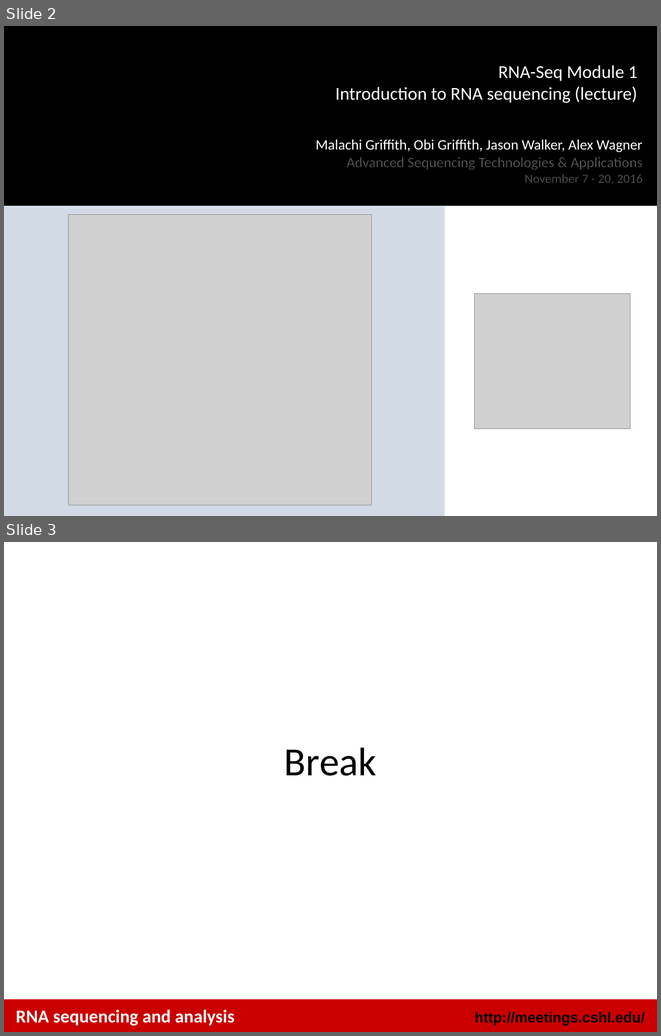
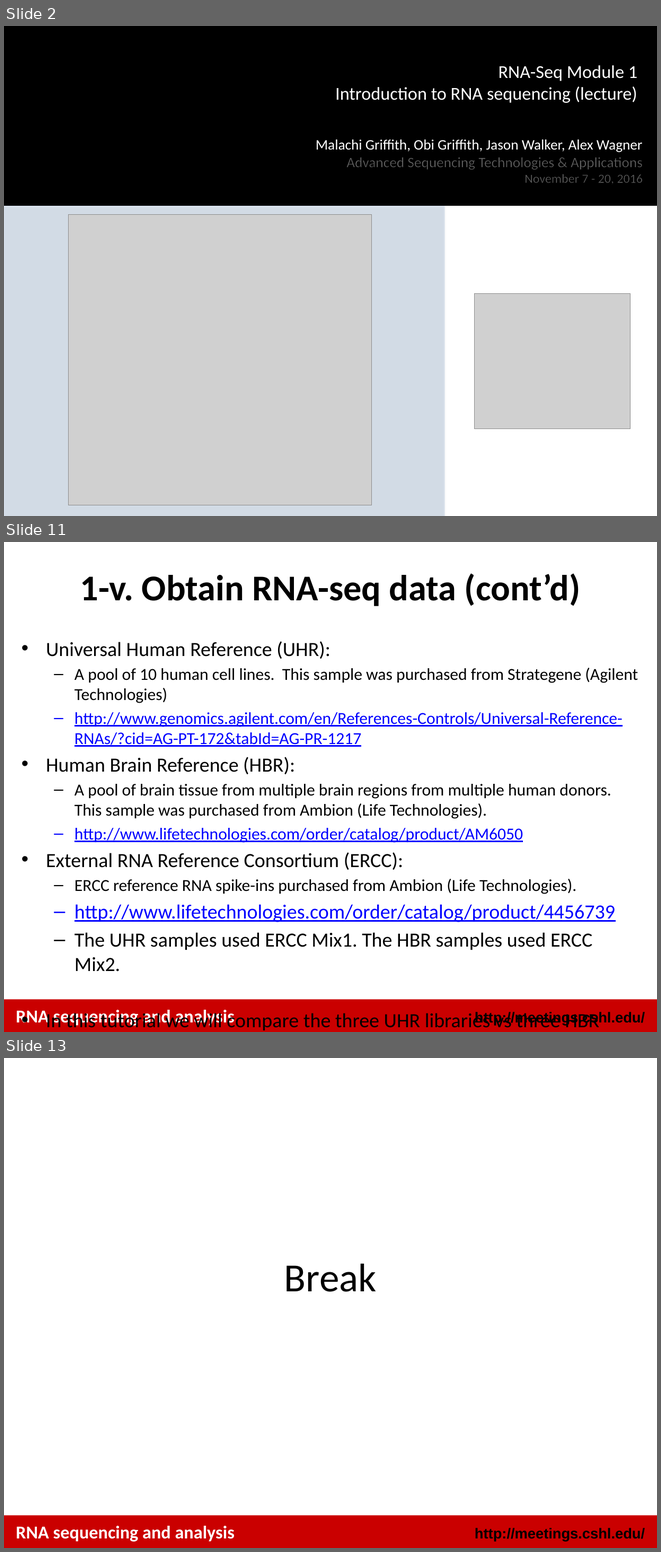
Before and after one commit to griffithlab/rnaseq_tutorial_wiki, a slide deck: LectureFiles/cshl/2016/RNASeq_Module1_Tutorial.pptx. Shown one above the other, each under a label of ours: slides 2 and 3 before the commit, slides 2, 11 and 13 after it; the slides between them are not shown. The pictures are 661x1036 and 661x1552 pixels, drawn with LibreOffice and Linux fonts; fonts in the diff are those of the drawing; grey boxes stand for pictures; background and template pictures are left out. Boxes give left, top, right and bottom in pixels: in the first picture for what was removed or moved away, otherwise in the second. Text is boxed around its words. In the diff, an @@ line names an element or a change of style, - is before the commit and + after.

Commit message:
Adding updated version of module 1 tutorial

```diff
--- a/LectureFiles/cshl/2016/RNASeq_Module1_Tutorial.pptx
+++ b/LectureFiles/cshl/2016/RNASeq_Module1_Tutorial.pptx
@@ slide 11 added at <box>4,542,657,1032</box>, background #FFFFFF; not listed: 2 template elements that a slide beside it also shows @@
@@ title added at <box>80,573,581,606</box>, 40 pt, text #000000, bold @@
+1-v. Obtain RNA-seq data (cont’d)
@@ text added at <box>46,641,638,1030</box>, 18.5 pt, text #000000 @@
+• Universal Human Reference (UHR):
+  – A pool of 10 human cell lines. This sample was purchased from Strategene (Agilent Technologies)
+  – http://www.genomics.agilent.com/en/References-Controls/Universal-Reference-RNAs/?cid=AG-PT-172&tabId=AG-PR-1217
+• Human Brain Reference (HBR):
+  – A pool of brain tissue from multiple brain regions from multiple human donors. This sample was purchased from Ambion (Life Technologies).
+  – http://www.lifetechnologies.com/order/catalog/product/AM6050
+• External RNA Reference Consortium (ERCC):
+  – ERCC reference RNA spike-ins purchased from Ambion (Life Technologies).
+  – http://www.lifetechnologies.com/order/catalog/product/4456739
+  – The UHR samples used ERCC Mix1. The HBR samples used ERCC Mix2.
+• In this tutorial we will compare the three UHR libraries vs three HBR libraries (6 samples in total)
@@ text added at <box>16,1009,139,1027</box>, 20 pt, text #FFFFFF, bold @@
+RNA sequencing and analysis
@@ what was slide 3 is now slide 13 @@
```
Also in this commit, not shown: 9 other slides added, 1 other file.
